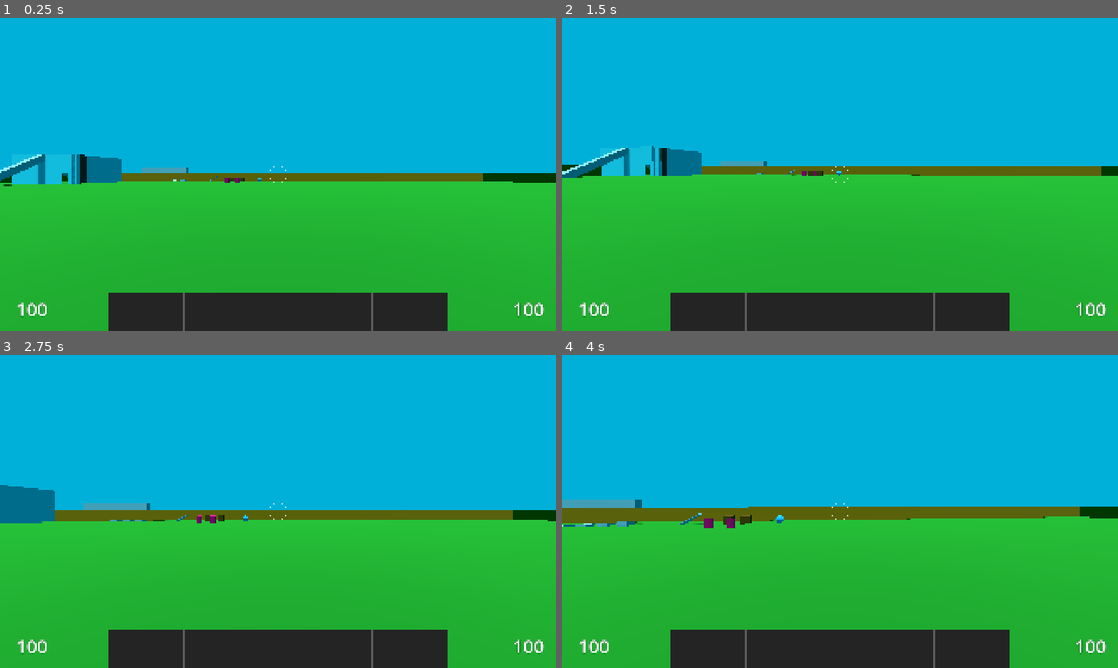
Above: before the commit, frames 1-4 (two rows, left to right).
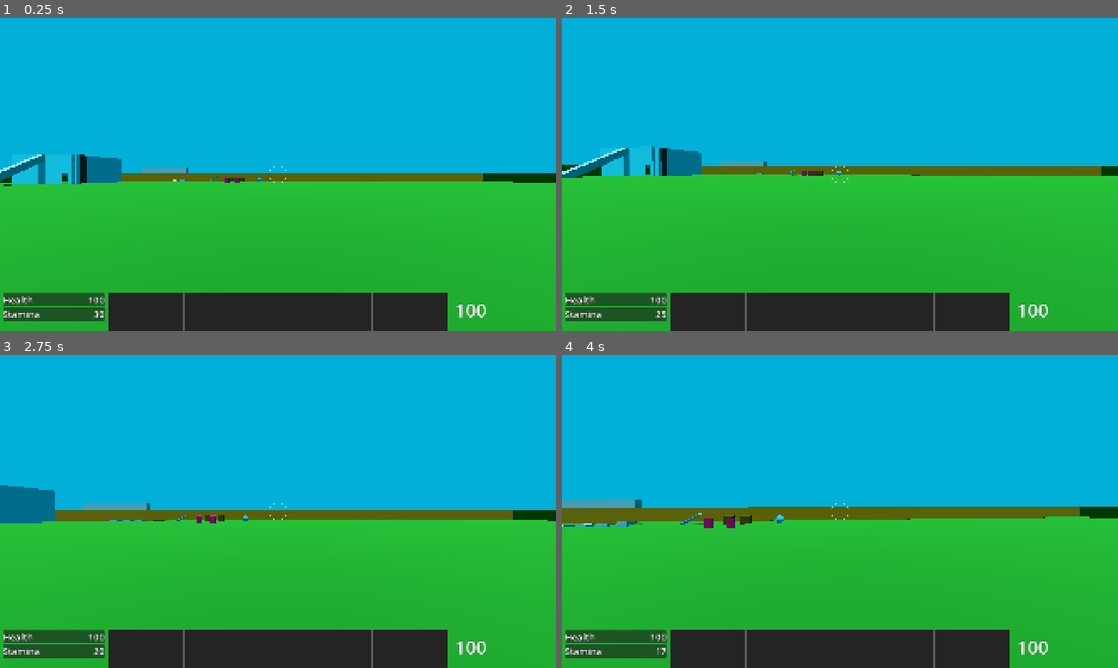
Above: after the commit, the same moments.

Repository: janisl/rpg-core
Game: Godot game, scene res://levels/test.tscn
Two runs of this game, one before a commit and one after it. Both use one fixed random seed, a clock stepped at 60 frames per second and the inputs below.
Inputs (mouse positions are in pixels of both pictures, inside the frame that each line leads up to):
- Up to frame 1 (0.25 s): no input
- Up to frame 2 (1.5 s): tap Enter at 0.5 s; move the mouse to (867, 174) at 0.52 s; hold Shift (crouch) 0.53-1.28 s; hold W (forward) from 0.53 s (still down); tap Space (jump) at 0.77 s; tap E (interact) at 0.8, 1.35 s; move the mouse to (812, 174) at 1.27 s
- Up to frame 3 (2.75 s): keep holding W (forward); tap Space (jump) at 1.52 s; tap Shift (crouch) at 1.55 s; move the mouse to (289, 505) at 2.02 s; hold Shift (crouch) from 2.03 s (still down); tap E (interact) at 2.3 s
- Up to frame 4 (4 s): keep holding W (forward); move the mouse to (834, 517) at 2.77 s; release Shift (crouch) at 2.78 s; tap T (cycle_ammo) at 2.85 s; tap Space (jump) at 3.02, 3.77 s; tap Shift (crouch) at 3.05 s; move the mouse to (878, 514) at 3.52 s; hold E (interact) from 3.53 s (still down)

The runs differ from the first frame. In frame 1, 1.9% of the frame differs, in the area x 0-98%, y 87-97%; in frame 2, 1.9%; in frame 3, 1.9%; in frame 4, 1.9%.

Commit message:
UI for all attributes

Diff:
--- a/actors/player/player.gd
+++ b/actors/player/player.gd
@@ -55,7 +55,7 @@
 		m.layers = mesh_layer
 	anim_tree_state = animation_tree["parameters/playback"]
 
-	for attribute in find_children("","BaseAttribute",false):
+	for attribute in find_children("", "BaseAttribute", false):
 		player_attributes[attribute.attribute_name] = attribute
 
 	health_attribute = player_attributes.get("health")
--- a/actors/player/player.tscn
+++ b/actors/player/player.tscn
@@ -314,7 +314,7 @@
 states/Standing/position = Vector2(447.33334, 72.66667)
 transitions = ["Start", "Standing", SubResource("AnimationNodeStateMachineTransition_m1hv5"), "Standing", "Crouching",  …(299 unchanged characters)…
 
-[node name="Player" type="CharacterBody3D" unique_id=8619645 …(231 unchanged characters)… ntroller", "animation_tree", "inventory", "health_attribute") groups=["player"]]
+[node name="Player" type="CharacterBody3D" unique_id=8619645 …(231 unchanged characters)… ntroller", "animation_tree", "inventory") groups=["player"]]
 collision_layer = 771
 script = ExtResource("1_nvxhs")
 camera_controller = NodePath("Neck")
@@ -329,7 +329,6 @@
 wield_controller = NodePath("WieldController")
 animation_tree = NodePath("AnimationTree")
 inventory = NodePath("Inventory")
-health_attribute = NodePath("HealthAttribute")
 mesh_layer = 4
 
 [node name="MovementHandlers" type="Node" parent="." unique_id=1802761061]
--- a/localization/strings.csv
+++ b/localization/strings.csv
@@ -15,3 +15,5 @@
 ITEM NAME Laser ammo,Laser ammo
 ITEM DESCRIPTION Laser ammo,Laser ammo
 INTERACT Pick up,Pick up
+ATTRIBUTE Health,Health
+ATTRIBUTE Stamina,Stamina
--- a/systems/attributes/base_attribute.gd
+++ b/systems/attributes/base_attribute.gd
@@ -7,6 +7,7 @@
 signal value_reached_zero()
 
 @export var attribute_name : String
+@export var display_name : String
 @export var max_value : float
 @export var initial_value : float
 
--- a/systems/attributes/health_attribute.tscn
+++ b/systems/attributes/health_attribute.tscn
@@ -5,6 +5,7 @@
 [node name="HealthAttribute" type="Node" unique_id=167552575]
 script = ExtResource("1_2l1ju")
 attribute_name = "health"
+display_name = "ATTRIBUTE Health"
 max_value = 100.0
 initial_value = 100.0
 metadata/_custom_type_script = "uid://dr4uco4q7gkkg"
--- a/systems/attributes/stamina_attribute.tscn
+++ b/systems/attributes/stamina_attribute.tscn
@@ -5,6 +5,7 @@
 [node name="StaminaAttribute" type="Node" unique_id=1020555911]
 script = ExtResource("1_jkbcj")
 attribute_name = "stamina"
+display_name = "ATTRIBUTE Stamina"
 max_value = 30.0
 initial_value = 30.0
 
--- /dev/null
+++ b/ui/player_hud/attribute_control.gd
@@ -0,0 +1,19 @@
+class_name AttributeControl
+extends Control
+
+var _attribute: BaseAttribute
+
+@onready var name_label: Label = $NameLabel
+@onready var value_label: Label = $ValueLabel
+
+
+func initialize(attribute: BaseAttribute) -> void:
+	_attribute = attribute
+	name_label.text = tr(_attribute.display_name)
+	value_label.text = str(int(_attribute.value))
+
+	_attribute.value_changed.connect(_on_value_changed)
+
+
+func _on_value_changed(new_value: float, _old_value: float, _max_value: float) -> void:
+	value_label.text = str(int(new_value))
--- /dev/null
+++ b/ui/player_hud/attribute_control.tscn
@@ -0,0 +1,24 @@
+[gd_scene format=3 uid="uid://dvyghe0kgmbqf"]
+
+[ext_resource type="Script" uid="uid://1unm7xmcvtxu" path="res://ui/player_hud/attribute_control.gd" id="1_deaub"]
+
+[node name="AttributeControl" type="PanelContainer" unique_id=776313718]
+anchors_preset = -1
+offset_right = 264.0
+offset_bottom = 46.0
+script = ExtResource("1_deaub")
+
+[node name="NameLabel" type="Label" parent="." unique_id=474569707]
+layout_mode = 2
+theme_override_colors/font_outline_color = Color(0, 0, 0, 1)
+theme_override_constants/outline_size = 4
+theme_override_font_sizes/font_size = 32
+text = "Stamina"
+
+[node name="ValueLabel" type="Label" parent="." unique_id=1465058828]
+layout_mode = 2
+theme_override_colors/font_outline_color = Color(0, 0, 0, 1)
+theme_override_constants/outline_size = 4
+theme_override_font_sizes/font_size = 32
+text = "100"
+horizontal_alignment = 2
--- a/ui/player_hud/player_hud.gd
+++ b/ui/player_hud/player_hud.gd
@@ -2,19 +2,22 @@
 extends Control
 
 const ITEM_SLOT_CONTROL = preload("uid://d3nmme6bfak14")
+const ATTRIBUTE_CONTROL = preload("uid://dvyghe0kgmbqf")
 
 @onready var hotbar_container: HBoxContainer = $HotbarBackground/HotbarContainer
 @onready var selection_indicator: ColorRect = $HotbarBackground/SelectionIndicator
-@onready var health_label: Label = $HealthLabel
 @onready var ammo_label: Label = $AmmoLabel
 @onready var interact_label: Label = $InteractLabel
+@onready var attributes_container: VBoxContainer = $AttributesContainer
 
 var _player: Player
 var _wieldable: Wieldable
 
 
 func _ready() -> void:
-	_player = get_tree().get_nodes_in_group("player")[0]
+	await get_tree().process_frame
+
+	_player = get_tree().get_first_node_in_group("player")
 
 	for i in 9:
 		var slot := ITEM_SLOT_CONTROL.instantiate() as ItemSlotControl
@@ -23,7 +26,6 @@
 
 	Managers.weapon_manager.current_slot_changed.connect(_update_current_slot)
 
-	_player.health_attribute.value_changed.connect(_on_health_changed)
 	_player.inventory.changed.connect(_on_inventory_changed)
 	_player.wield_controller.wieldable_changed.connect(_on_wieldable_changed)
 	_player.interaction_controller.interactive_object_detected.connect(_on_interactive_object_detected)
@@ -31,14 +33,15 @@
 
 	interact_label.visible = false
 
+	for attribute in _player.player_attributes.values():
+		var control := ATTRIBUTE_CONTROL.instantiate() as AttributeControl
+		attributes_container.add_child(control)
+		control.initialize(attribute)
+
 
 func _update_current_slot() -> void:
 	selection_indicator.position.x = Managers.weapon_manager.current_slot * 130
 	_update_ammo_label()
-
-
-func _on_health_changed(new_health: float, _old_health: float, _max_halth: float) -> void:
-	health_label.text = str(int(new_health))
 
 
 func _on_inventory_changed() -> void:
--- a/ui/player_hud/player_hud.tscn
+++ b/ui/player_hud/player_hud.tscn
@@ -38,24 +38,12 @@
 offset_bottom = 42.0
 theme_override_constants/separation = 2
 
-[node name="HealthLabel" type="Label" parent="." unique_id=1132553087]
-layout_mode = 0
-offset_left = 42.0
-offset_top = 960.0
-offset_right = 165.0
-offset_bottom = 1048.0
-theme_override_colors/font_outline_color = Color(0, 0, 0, 1)
-theme_override_constants/outline_size = 4
-theme_override_font_sizes/font_size = 64
-text = "100"
-horizontal_alignment = 2
-
 [node name="AmmoLabel" type="Label" parent="." unique_id=966090477]
 layout_mode = 0
-offset_left = 1757.0
-offset_top = 960.0
-offset_right = 1880.0
-offset_bottom = 1048.0
+offset_left = 1558.0
+offset_top = 963.0
+offset_right = 1681.0
+offset_bottom = 1051.0
 theme_override_colors/font_outline_color = Color(0, 0, 0, 1)
 theme_override_constants/outline_size = 4
 theme_override_font_sizes/font_size = 64
@@ -68,3 +56,10 @@
 offset_top = 812.0
 offset_right = 1204.0
 offset_bottom = 856.0
+
+[node name="AttributesContainer" type="VBoxContainer" parent="." unique_id=26385652]
+layout_mode = 0
+offset_left = 10.0
+offset_top = 950.0
+offset_right = 360.0
+offset_bottom = 1058.0
Not shown, added: ui/player_hud/attribute_control.gd.uid
